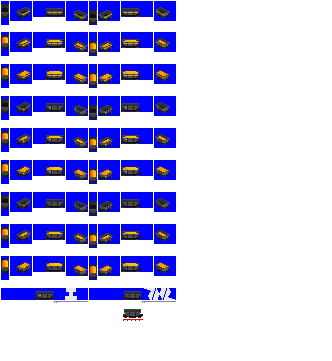
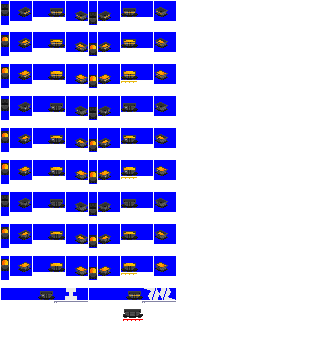
The second (332, 361) image is a revision of the first. Changes to its layers:
added layer "stripe short" above "stripe" over left=24, top=11, right=162, bottom=300
hid "stripe" over left=22, top=11, right=164, bottom=300
added layer "se 1 short" above "se 1" over left=1, top=8, right=168, bottom=300
hid "se 1" over left=1, top=8, right=170, bottom=300
